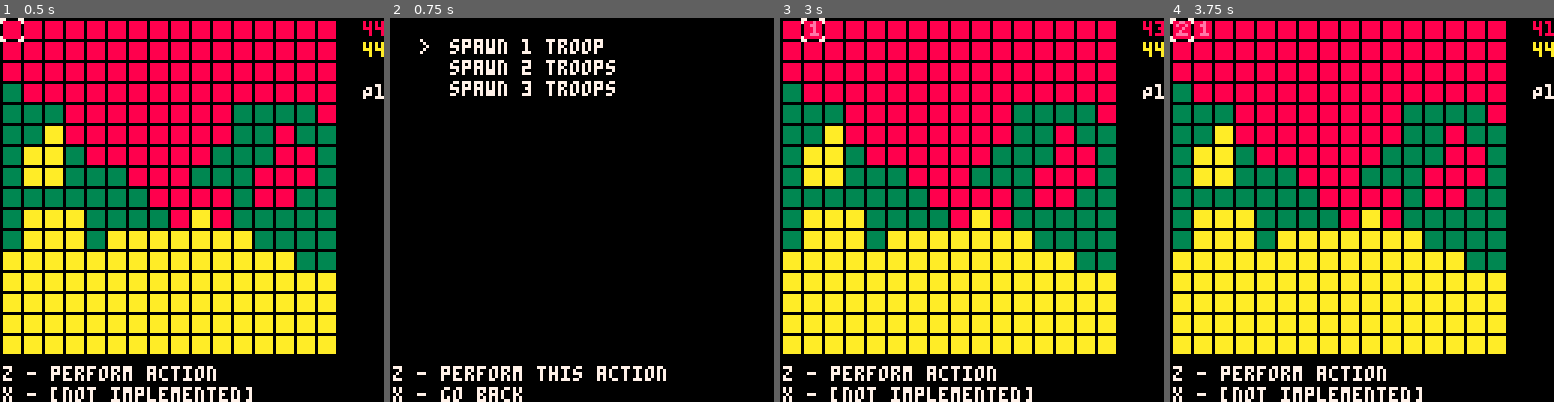
Above: before the commit, frames 1-4 (left to right).
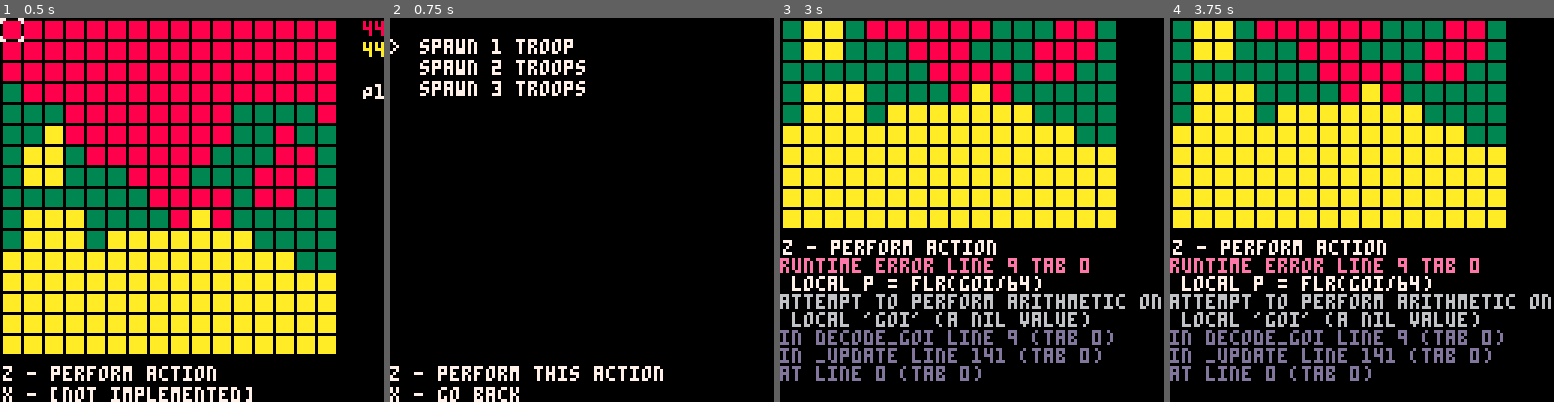
Above: after the commit, the same moments.

Repository: CicadaCinema/Shapebase
Game: PICO-8 cartridge main.p8
Two runs of this game, one before a commit and one after it. Both use one fixed random seed, a clock stepped at 60 frames per second and the inputs below.
Inputs:
- Up to frame 1 (0.5 s): tap X (X key) at 0.33 s
- Up to frame 2 (0.75 s): tap O (Z key) at 0.7 s
- Up to frame 3 (3 s): tap X (X key) at 1.07, 1.85, 2.97 s; hold Right 1.6-2.1 s; tap O (Z key) every 0.4 s from 1.7 to 2.9 s; hold Up 2.15-2.42 s; hold Right from 2.47 s (still down)
- Up to frame 4 (3.75 s): release Right at 3.03 s; hold Left 3.08-3.58 s; tap O (Z key) at 3.3, 3.7 s; hold Down from 3.63 s (still down)

Frame 1 is identical in both runs. In frame 2, 4.9% of the frame differs, in the area x 0-72%, y 5-100%; in frame 3, 53%, in the area x 0-100%, y 0-100%; in frame 4, 53%.
Error after the commit: runtime error line 9 tab 0; local p = flr(goi/64); attempt to perform arithmetic on local 'goi' (a nil value)

Commit message:
did a ton of stuff really
see documentation

Diff:
--- a/main.p8
+++ b/main.p8
@@ -1,21 +1,56 @@
 pico-8 cartridge // http://www.pico-8.com
 version 21
 __lua__
+-- encode a game object id (goi) using a unit id (u) owned by a player (p)
+function encode_goi(p, u)
+	local goi = 64*p + u
+return goi
+end
+
+-- decode a game object id (goi) to get the unit id (u) and its owner (p)
+function decode_goi(goi)
+	local p = flr(goi/64)
+	local u = goi%64
+return {p, u}
+end
 
 -- add n troops to the grid
 function add_troops(n)
-	for i=1,n do
-		grid[cursor_pos[2]+1][cursor_pos[1]+1] = troops_spawn_dict[current_player][grid[cursor_pos[2]+1][cursor_pos[1]+1]]
+	if (current_goi == 0) then
+		new_u = n
+	else
+		new_u = decoded_u + n
+		-- make sure new_u doesn't overflow past 3
+		if (new_u > 3) game_state = {1, {"error code 02"}}
 	end
+
+	grid[map_cursor_pos[2]][map_cursor_pos[1]] = encode_goi(current_player, new_u)
+	-- TODO: delete this?
+	--for i=1,n do
+	--	grid[map_cursor_pos[2]][map_cursor_pos[1]] = troops_spawn_dict[current_player][grid[map_cursor_pos[2]][map_cursor_pos[1]]]
+	--end
 end
 
 function _init()
+	-- player id can be 1 (red) or 2 (yellow)
 	current_player = 1
+	-- player points are stored as one array
+	player_points = {44,44}
+
 	-- action id (or 0 for action select menu), options for actions user could pick (action table)
-	current_action = {nil, {}}
+	game_state = {nil, {}}
 	action_cursor_pos = 1
 
 	directions = {"North, South", "East", "West"}
+
+	-- new action list (all actions, with their cost)
+	actions_ = {
+		{"spawn 1 troop", 1},
+		{"spawn 2 troops", 2},
+		{"spawn 3 troops", 3}
+	}
+
+	-- TODO: rename actions_ to actions
 
 	-- action data, cost and parameters
 	-- actions are located according to the foreground-background sprite combination they can be used in
@@ -30,11 +65,8 @@
 
 	no_action = {"no action available", 0}
 
-		-- player points are stored as one array
-	player_points = {44,44}
-
-	-- (x,y) position of the cursor - ranges from 0 to 15
-	cursor_pos = {0,0}
+	-- (x,y) position of the cursor on the map screen - ranges from 1 to 16
+	map_cursor_pos = {1,1}
 
 	-- converts absolute player number and background sprite id into one of {home, no man's land, enemy}
 	territory_dict = {
@@ -74,66 +106,93 @@
 
 	-- grid stores game objects
 	grid = {}
-	-- create empty 16x16 grid
+	-- create 16x16 grid with correct goi in each cell
 	for y=1,16 do
 		add(grid, {})
 		for x=1,16 do
-			add(grid[y], 9)
+			-- this is the goi for an empy object
+			grid[y][x] = 0
 		end
 	end
 end
 
 function _update()
 	-- if on map screen
-	if (current_action[1] == nil) then
+	if (game_state[1] == nil) then
 		-- if user wants to enter menu screen
 		if (btnp(4)) then
-			action_cursor_pos = 1
-			current_action[1] = 0
-
-			-- find current foreground sprite to retrieve list of actions
-			current_foreground_sprite = grid[cursor_pos[2]+1][cursor_pos[1]+1]
-			-- find current territory (home, no man's land, away)
-			-- must add one to the value retrieved from backdrop because need to go from {0,1,2} to {1,2,3}
-			current_territory = territory_dict[current_player][backdrop[cursor_pos[2]+1][cursor_pos[1]+1]+1]
-
-			-- retrieve available actions; if none are available, insert placeholder action anyway
-			available_actions = actions[current_territory][current_foreground_sprite]
-			if (available_actions==nil) available_actions = {no_action}
-
-			-- fill list of possible actions
-			for i=1,#available_actions do
-				current_action[2][i] = available_actions[i]
+			-- decode p (player id) and u (unit id) from current goi
+			current_goi = grid[map_cursor_pos[2]][map_cursor_pos[1]]
+
+			-- check if any action can be performed at all
+			-- if on foreign territory
+			if (backdrop[map_cursor_pos[2]][map_cursor_pos[1]] != current_player) then
+				-- if there are no units here
+				if (current_goi == 0) then
+					game_state = {1, {"cannot perform action", "on this territory"}}
+				else
+					decoded_goi = decode_goi()
+					decoded_p = decoded_goi[1]
+					decoded_u = decoded_goi[2]
+				end
+			-- if on home territory
+			else
+				-- if there are no units here
+				if (current_goi == 0) then
+					game_state = {0, {actions_[1], actions_[2], actions_[3]}}
+				else
+					decoded_goi = decode_goi()
+					decoded_p = decoded_goi[1]
+					decoded_u = decoded_goi[2]
+					-- if enemy units are here
+					if (decoded_p != current_player) then
+						game_state = {1, {"cannot perform action", "enemy units present"}}
+					else
+						if (decoded_u == 1) then
+							game_state = {0, {actions_[2], actions_[3]}}
+						elseif (decoded_u == 2) then
+							game_state = {0, {actions_[3]}}
+						elseif (decoded_u == 3) then
+							game_state = {1, {"cannot perform action", "max troops present"}}
+						else
+							game_state = {1, {"error code 01"}}
+						end
+					end
+				end
+			end
+
+			if (game_state[1] == 0) then
+				-- reset the position of the action cursor (on menu screen) if going to menu screen
+				action_cursor_pos = 1
 			end
 		-- if user is interacting with map screen
 		else
 			-- move cursor according to button inputs
-			if (btnp(0)) cursor_pos[1] -= 1
-			if (btnp(1)) cursor_pos[1] += 1
-			if (btnp(2)) cursor_pos[2] -= 1
-			if (btnp(3)) cursor_pos[2] += 1
+			if (btnp(0)) map_cursor_pos[1] -= 1
+			if (btnp(1)) map_cursor_pos[1] += 1
+			if (btnp(2)) map_cursor_pos[2] -= 1
+			if (btnp(3)) map_cursor_pos[2] += 1
 
 			-- restrict cursor to grid
 			for i=1,2 do
-				if (cursor_pos[i]<0) cursor_pos[i]=0
-				if (cursor_pos[i]>15) cursor_pos[i]=15
+				if (map_cursor_pos[i]<1) map_cursor_pos[i]=1
+				if (map_cursor_pos[i]>16) map_cursor_pos[i]=16
 			end
 		end
 	-- if on menu screen
-	else
+	elseif (game_state[1] == 0) then
 		-- if user wants to enter map screen
 		if (btnp(5)) then
-			current_action = {nil, {}}
+			game_state = {nil, {}}
 		-- if user has picked an action
 		elseif (btnp(4)) then
-			chosen_action = current_action[2][action_cursor_pos]
+			chosen_action = game_state[2][action_cursor_pos]
 
 			-- deduct player points
 			player_points[current_player] -= chosen_action[2]
 
-			-- BIG ACTION IF STATEMENT GOES HERE (SEE BELOW)
-
-			-- use troops spawn dict to add appropriate numbers of troops
+			-- SET APOPROPRIATE GOI
+			-- if spawning troops
 			if (chosen_action[1]=="spawn 1 troop") do
 				add_troops(1)
 			elseif (chosen_action[1]=="spawn 2 troops") then
@@ -143,7 +202,7 @@
 			end
 
 			-- go back to map screen
-			current_action = {nil, {}}
+			game_state = {nil, {}}
 
 		-- if user is choosing an action
 		else
@@ -153,8 +212,12 @@
 
 			-- restrict action cursor to available options
 			if (action_cursor_pos<1) action_cursor_pos = 1
-			if (action_cursor_pos>#current_action[2]) action_cursor_pos = #current_action[2]
-		end
+			if (action_cursor_pos>#game_state[2]) action_cursor_pos = #game_state[2]
+		end
+	-- if displaying info popup
+	else
+		-- go back to map screen is z is pressed
+		if (btnp(5)) game_state = {nil, {}}
 	end
 end
 
@@ -162,7 +225,7 @@
 	cls()
 
 	-- if on map screen
-	if (current_action[1] == nil) then
+	if (game_state[1] == nil) then
 		-- draw backdrop
 		for y=1,16 do
 			for x=1,16 do
@@ -175,12 +238,14 @@
 		-- draw game objects
 		for y=1,16 do
 			for x=1,16 do
-				spr(grid[y][x], 7*x-6, 7*y-6)
+				if (grid[y][x] != 0) then
+					spr(grid[y][x], 7*x-6, 7*y-6)
+				end
 			end
 		end
 
 		-- draw cursor sprite
-		spr(64, cursor_pos[1]*7, cursor_pos[2]*7)
+		spr(16, (map_cursor_pos[1]-1)*7, (map_cursor_pos[2]-1)*7)
 
 		-- display player points
 		print(player_points[1], 121, 1, 8)
@@ -193,18 +258,25 @@
 		print("z - perform action", 1, 116)
 		print("x - [not implemented]", 1, 123)
 	-- if on menu screen
+	elseif (game_state[1] == 0) then
+		-- display list of possible actions
+		for i=1,#game_state[2] do
+			print(game_state[2][i][1], 10, 7*i, 7)
+		end
+
+		-- display action cursor
+		print(">", 0, 7*action_cursor_pos, 7)
+
+		-- display controls
+		print("z - perform this action", 0, 116)
+		print("x - go back", 0, 123)
+	-- if displaying info popup
 	else
-		-- display list of possible actions
-		for i=1,#current_action[2] do
-			print(current_action[2][i][1], 20, 7*i, 7)
-		end
-
-		-- display action cursor
-		print(">", 10, 7*action_cursor_pos, 7)
-
-		-- display controls
-		print("z - perform this action", 1, 116)
-		print("x - go back", 1, 123)
+		-- display message
+		for i=1,#game_state[2] do
+			print(game_state[2][i], 0, 7*i, 7)
+		end
+		print("press x to return to map", 0, 123)
 	end
 end
 
@@ -217,30 +289,6 @@
 3333330088888800aaaaaa0000000000000000000000000000000000000000000000000000000000000000000000000000000000000000000000000000000000
 00000000000000000000000000000000000000000000000000000000000000000000000000000000000000000000000000000000000000000000000000000000
 00000000000000000000000000000000000000000000000000000000000000000000000000000000000000000000000000000000000000000000000000000000
-00000000000000000000000000000000000000000000000000000000000000000000000000000000000000000000000000000000000000000000000000000000
-00000000000000000000000000000000000000000000000000000000000000000000000000000000000000000000000000000000000000000000000000000000
-00000000000000000000000000000000000000000000000000000000000000000000000000000000000000000000000000000000000000000000000000000000
-00000000000000000000000000000000000000000000000000000000000000000000000000000000000000000000000000000000000000000000000000000000
-00000000000000000000000000000000000000000000000000000000000000000000000000000000000000000000000000000000000000000000000000000000
-00000000000000000000000000000000000000000000000000000000000000000000000000000000000000000000000000000000000000000000000000000000
-00000000000000000000000000000000000000000000000000000000000000000000000000000000000000000000000000000000000000000000000000000000
-00000000000000000000000000000000000000000000000000000000000000000000000000000000000000000000000000000000000000000000000000000000
-00000000000000000000000000000000000000000000000000000000000000000000000000000000000000000000000000000000000000000000000000000000
-00000000000000000000000000000000000000000000000000000000000000000000000000000000000000000000000000000000000000000000000000000000
-00000000000000000000000000000000000000000000000000000000000000000000000000000000000000000000000000000000000000000000000000000000
-00000000000000000000000000000000000000000000000000000000000000000000000000000000000000000000000000000000000000000000000000000000
-00000000000000000000000000000000000000000000000000000000000000000000000000000000000000000000000000000000000000000000000000000000
-00000000000000000000000000000000000000000000000000000000000000000000000000000000000000000000000000000000000000000000000000000000
-00000000000000000000000000000000000000000000000000000000000000000000000000000000000000000000000000000000000000000000000000000000
-00000000000000000000000000000000000000000000000000000000000000000000000000000000000000000000000000000000000000000000000000000000
-00000000000000000000000000000000000000000000000000000000000000000000000000000000000000000000000000000000000000000000000000000000
-00000000000000000000000000000000000000000000000000000000000000000000000000000000000000000000000000000000000000000000000000000000
-00000000000000000000000000000000000000000000000000000000000000000000000000000000000000000000000000000000000000000000000000000000
-00000000000000000000000000000000000000000000000000000000000000000000000000000000000000000000000000000000000000000000000000000000
-00000000000000000000000000000000000000000000000000000000000000000000000000000000000000000000000000000000000000000000000000000000
-00000000000000000000000000000000000000000000000000000000000000000000000000000000000000000000000000000000000000000000000000000000
-00000000000000000000000000000000000000000000000000000000000000000000000000000000000000000000000000000000000000000000000000000000
-00000000000000000000000000000000000000000000000000000000000000000000000000000000000000000000000000000000000000000000000000000000
 77000077000000000000000000000000000000000000000000000000000000000000000000000000000000000000000000000000000000000000000000000000
 70000007000000000000000000000000000000000000000000000000000000000000000000000000000000000000000000000000000000000000000000000000
 00000000000000000000000000000000000000000000000000000000000000000000000000000000000000000000000000000000000000000000000000000000
@@ -265,19 +313,43 @@
 00000000000000000000000000000000000000000000000000000000000000000000000000000000000000000000000000000000000000000000000000000000
 00000000000000000000000000000000000000000000000000000000000000000000000000000000000000000000000000000000000000000000000000000000
 00000000000000000000000000000000000000000000000000000000000000000000000000000000000000000000000000000000000000000000000000000000
-00000000000000000000000000000000000000000000000000000000000000000000000000000000000000000000000000000000000000000000000000000000
-00000000000000000000000000000000000000000000000000000000000000000000000000000000000000000000000000000000000000000000000000000000
-00000000000000000000000000000000000000000000000000000000000000000000000000000000000000000000000000000000000000000000000000000000
-00000000000000000000000000000000000000000000000000000000000000000000000000000000000000000000000000000000000000000000000000000000
-00000000000000000000000000000000000000000000000000000000000000000000000000000000000000000000000000000000000000000000000000000000
-00000000000000000000000000000000000000000000000000000000000000000000000000000000000000000000000000000000000000000000000000000000
-00000000000000000000000000000000000000000000000000000000000000000000000000000000000000000000000000000000000000000000000000000000
-00000000000000000000000000000000000000000000000000000000000000000000000000000000000000000000000000000000000000000000000000000000
-00000000000000000000000000000000000000000000000000000000000000000000000000000000000000000000000000000000000000000000000000000000
-00000000000000000000000000000000000000000000000000000000000000000000000000000000000000000000000000000000000000000000000000000000
-00000000000000000000000000000000000000000000000000000000000000000000000000000000000000000000000000000000000000000000000000000000
-00000000000000000000000000000000000000000000000000000000000000000000000000000000000000000000000000000000000000000000000000000000
-00000000000000000000000000000000000000000000000000000000000000000000000000000000000000000000000000000000000000000000000000000000
+00000000000e000000ee00000eee0000000000000000000000000000000000000000000000000000000000000000000000000000000000000000000000000000
+0000000000ee00000e00e000000e0000000000000000000000000000000000000000000000000000000000000000000000000000000000000000000000000000
+00000000000e0000000e000000ee0000000000000000000000000000000000000000000000000000000000000000000000000000000000000000000000000000
+00000000000e000000e00000000e0000000000000000000000000000000000000000000000000000000000000000000000000000000000000000000000000000
+0000000000eee0000eeee0000eee0000000000000000000000000000000000000000000000000000000000000000000000000000000000000000000000000000
+00000000000000000000000000000000000000000000000000000000000000000000000000000000000000000000000000000000000000000000000000000000
+00000000000000000000000000000000000000000000000000000000000000000000000000000000000000000000000000000000000000000000000000000000
+00000000000000000000000000000000000000000000000000000000000000000000000000000000000000000000000000000000000000000000000000000000
+00000000000000000000000000000000000000000000000000000000000000000000000000000000000000000000000000000000000000000000000000000000
+00000000000000000000000000000000000000000000000000000000000000000000000000000000000000000000000000000000000000000000000000000000
+00000000000000000000000000000000000000000000000000000000000000000000000000000000000000000000000000000000000000000000000000000000
+00000000000000000000000000000000000000000000000000000000000000000000000000000000000000000000000000000000000000000000000000000000
+00000000000000000000000000000000000000000000000000000000000000000000000000000000000000000000000000000000000000000000000000000000
+00000000000000000000000000000000000000000000000000000000000000000000000000000000000000000000000000000000000000000000000000000000
+00000000000000000000000000000000000000000000000000000000000000000000000000000000000000000000000000000000000000000000000000000000
+00000000000000000000000000000000000000000000000000000000000000000000000000000000000000000000000000000000000000000000000000000000
+00000000000000000000000000000000000000000000000000000000000000000000000000000000000000000000000000000000000000000000000000000000
+00000000000000000000000000000000000000000000000000000000000000000000000000000000000000000000000000000000000000000000000000000000
+00000000000000000000000000000000000000000000000000000000000000000000000000000000000000000000000000000000000000000000000000000000
+00000000000000000000000000000000000000000000000000000000000000000000000000000000000000000000000000000000000000000000000000000000
+00000000000000000000000000000000000000000000000000000000000000000000000000000000000000000000000000000000000000000000000000000000
+00000000000000000000000000000000000000000000000000000000000000000000000000000000000000000000000000000000000000000000000000000000
+00000000000000000000000000000000000000000000000000000000000000000000000000000000000000000000000000000000000000000000000000000000
+00000000000000000000000000000000000000000000000000000000000000000000000000000000000000000000000000000000000000000000000000000000
+00000000000000000000000000000000000000000000000000000000000000000000000000000000000000000000000000000000000000000000000000000000
+00000000000000000000000000000000000000000000000000000000000000000000000000000000000000000000000000000000000000000000000000000000
+00000000000000000000000000000000000000000000000000000000000000000000000000000000000000000000000000000000000000000000000000000000
+00000000000000000000000000000000000000000000000000000000000000000000000000000000000000000000000000000000000000000000000000000000
+00000000000000000000000000000000000000000000000000000000000000000000000000000000000000000000000000000000000000000000000000000000
+00000000000000000000000000000000000000000000000000000000000000000000000000000000000000000000000000000000000000000000000000000000
+00000000000000000000000000000000000000000000000000000000000000000000000000000000000000000000000000000000000000000000000000000000
+00000000000000000000000000000000000000000000000000000000000000000000000000000000000000000000000000000000000000000000000000000000
+00000000000900000099000009990000000000000000000000000000000000000000000000000000000000000000000000000000000000000000000000000000
+00000000009900000900900000090000000000000000000000000000000000000000000000000000000000000000000000000000000000000000000000000000
+00000000000900000009000000990000000000000000000000000000000000000000000000000000000000000000000000000000000000000000000000000000
+00000000000900000090000000090000000000000000000000000000000000000000000000000000000000000000000000000000000000000000000000000000
+00000000009990000999900009990000000000000000000000000000000000000000000000000000000000000000000000000000000000000000000000000000
 00000000000000000000000000000000000000000000000000000000000000000000000000000000000000000000000000000000000000000000000000000000
 00000000000000000000000000000000000000000000000000000000000000000000000000000000000000000000000000000000000000000000000000000000
 00000000000000000000000000000000000000000000000000000000000000000000000000000000000000000000000000000000000000000000000000000000
